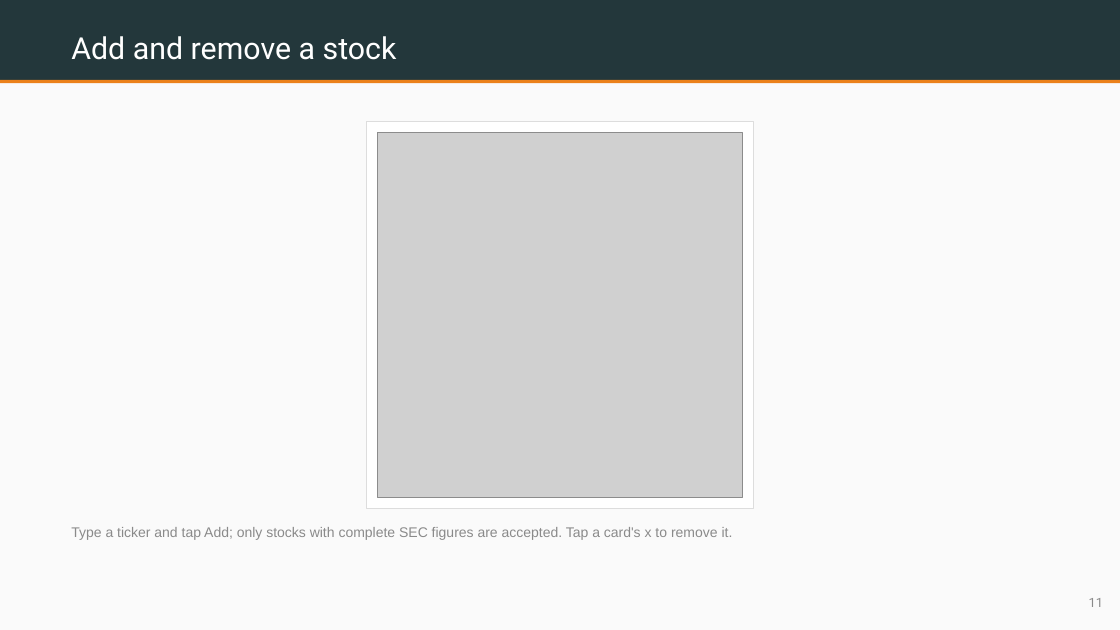
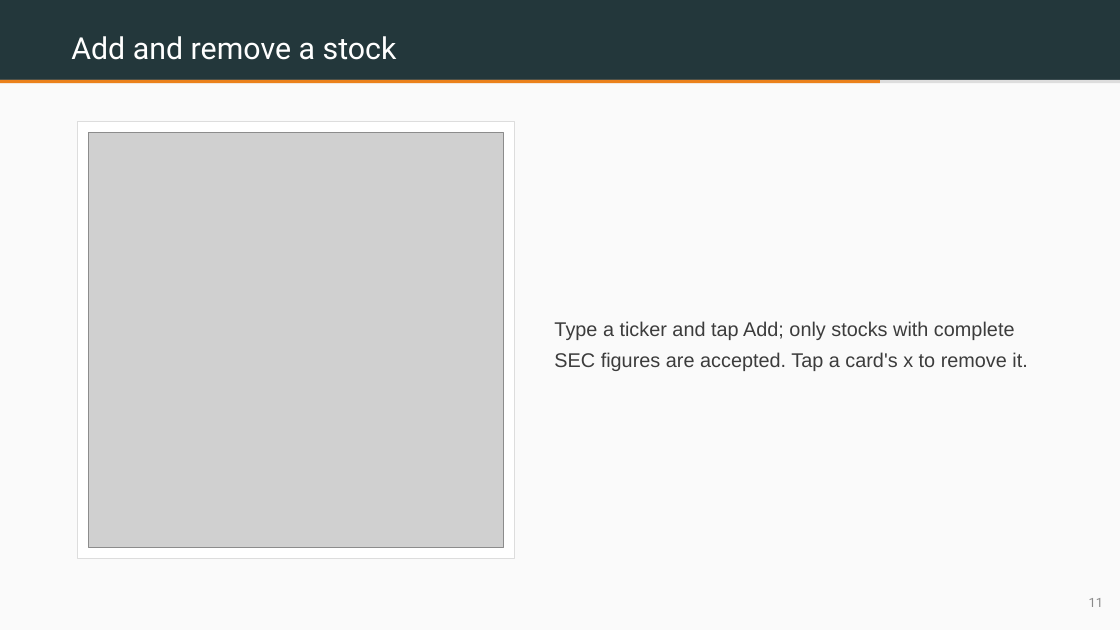
Before and after one commit to benjiesotelo-sudo/Telos_FIN1209, a slide deck: slide 11 of special-lecture/FIN1209-Special-Lecture-2-StockDesk-Student-Edition.pptx. Drawn at 1120x630 pixels with LibreOffice and Linux fonts; fonts in the diff are those of the drawing; grey boxes stand for pictures. Boxes give left, top, right and bottom in pixels: in the first picture for what was removed or moved away, otherwise in the second. Text is boxed around its words. In the diff, an @@ line names an element or a change of style, - is before the commit and + after.

```diff
--- a/special-lecture/FIN1209-Special-Lecture-2-StockDesk-Student-Edition.pptx
+++ b/special-lecture/FIN1209-Special-Lecture-2-StockDesk-Student-Edition.pptx
@@ rectangle at (0,80,1120,83): fill #EB811B to #DDDDDD @@
@@ rectangle added at (0,80,881,83), fill #EB811B @@
@@ rectangle: place and size @@
-rectangle at (367,122,754,508)
+rectangle at (78,122,515,559)
@@ picture: place and size @@
-picture at (378,133,743,497)
+picture at (89,133,504,548)
@@ text "Type a ticker and tap ...": place and size @@
-text "Type a ticker and tap ..." at (71,527,733,540)
+text "Type a ticker and tap ..." at (554,321,1027,371)
@@ text "Type a ticker and tap ..." at (554,321,1027,371): size 12 to 17 pt, text colour #8A8A8A to #3C3C3C; line spacing 1.15 to 1.3; vertical alignment top to middle @@
```
Also in this commit, not shown: 11 other slides changed, 6 other files.
